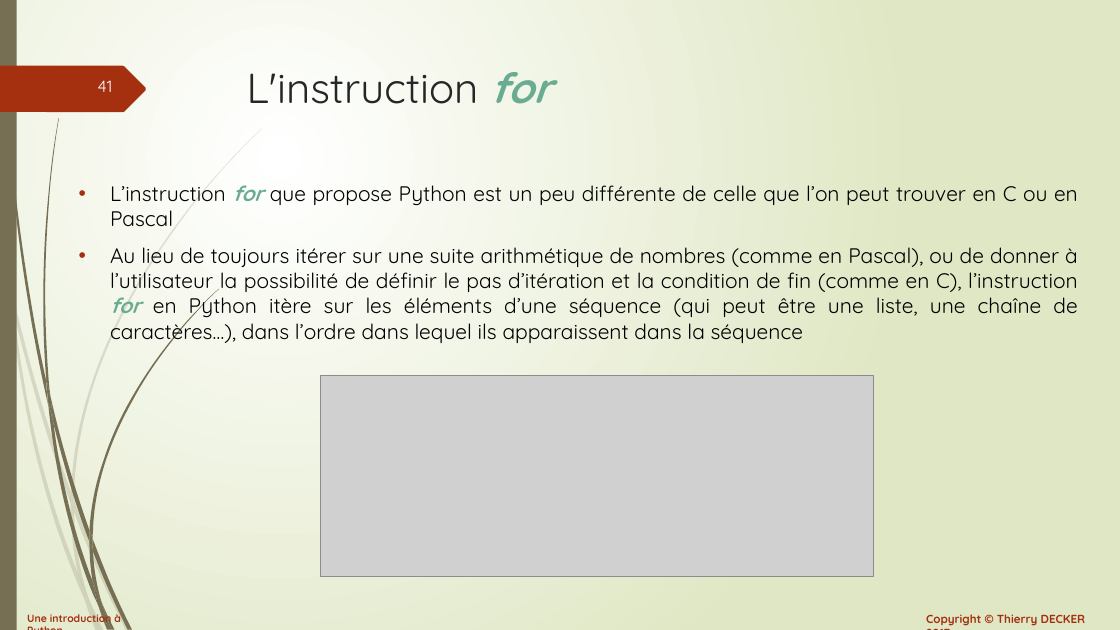
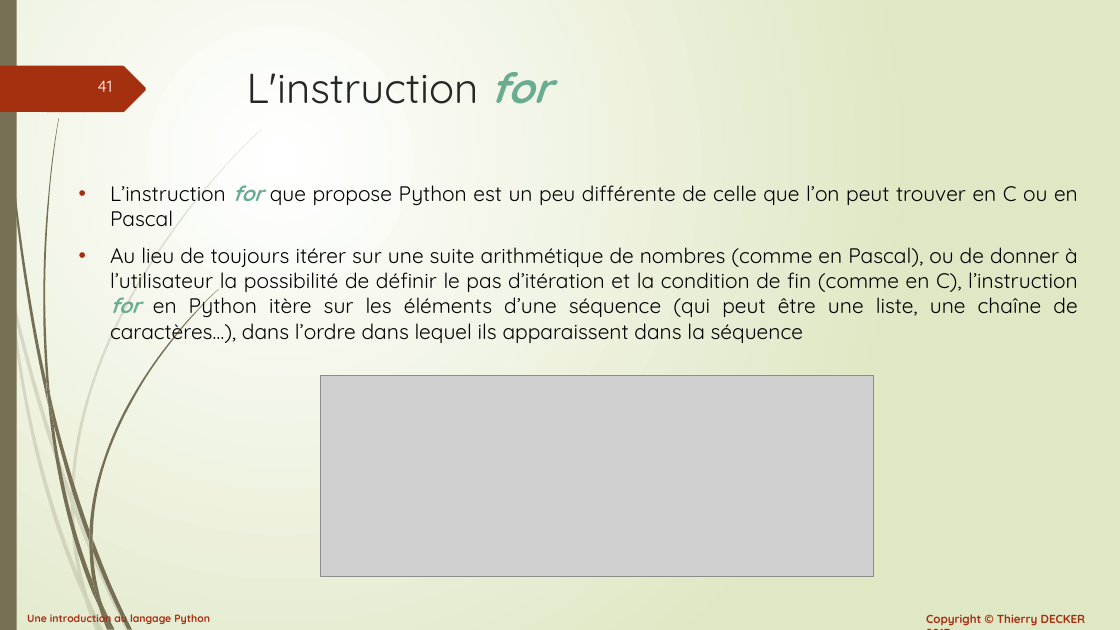
Before and after one commit to VikmanTheRacoon/learning-python, a slide deck: slide 41 of documentations/learning-python.pptx. Drawn at 1120x630 pixels with LibreOffice and Linux fonts; fonts in the diff are those of the drawing; grey boxes stand for pictures. Boxes give left, top, right and bottom in pixels: in the first picture for what was removed or moved away, otherwise in the second. Text is boxed around its words. In the diff, an @@ line names an element or a change of style, - is before the commit and + after.

```diff
--- a/documentations/learning-python.pptx
+++ b/documentations/learning-python.pptx
@@ text at box(27, 611, 210, 626): text changed @@
-Une introduction à Python
+Une introduction au langage Python
```
Also in this commit, not shown: 45 other slides changed, 3 slides added, 1 other file.
